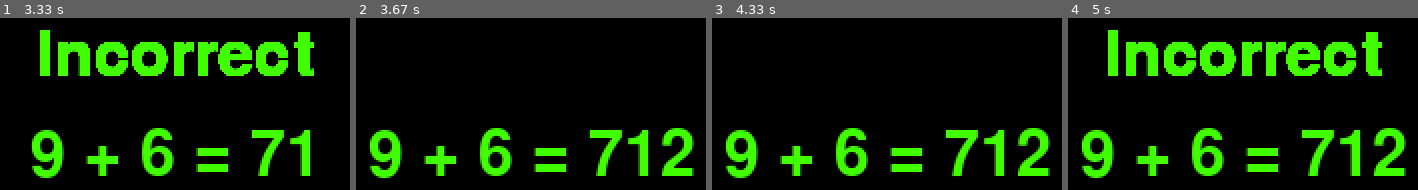
Above: before the commit, frames 1-4 (left to right).
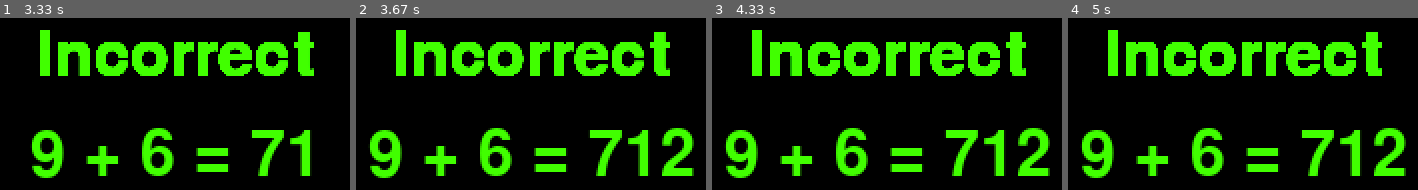
Above: after the commit, the same moments.

Repository: SCLA00/MathProject
Game: pygame game, started from pygameGUI.py
The game is run twice, just before and just after one commit, with the same random seed, the same clock (stepped at 60 frames per second) and the same inputs.
Inputs:
- Up to frame 1 (3.33 s): tap 0 at 0.33 s; hold Backspace 0.67-1.13 s; tap 7 at 1.17 s; tap 1 at 2.58 s
- Up to frame 2 (3.67 s): tap 2 at 3.35 s
- Up to frame 3 (4.33 s): no input
- Up to frame 4 (5 s): hold Backspace from 4.68 s (still down)

Frame 1 is identical in both runs. In frame 2, 10% of the frame differs, in the area x 11-90%, y 6-34%; in frame 3, 10%; in frame 4, 0.6%.

Commit message:
Add files via upload

Diff:
--- a/pygameGUI.py
+++ b/pygameGUI.py
@@ -9,7 +9,7 @@
 
 
 def main():
-    global DISPLAYSURF, FONT, problemSurf, problemRect, saveproblem
+    global DISPLAYSURF, FONT
     pygame.init()
     DISPLAYSURF = pygame.display.set_mode((400, 300))
     pygame.display.set_caption('Game')
@@ -17,7 +17,6 @@
 
     gameTitle()
     ans,problem = display()
-    print(ans)
     text = ''
 
     while True:
@@ -54,13 +53,6 @@
                 elif event.key == K_BACKSPACE:
                     text = text[:-1]
 
-                # 'move this to saveQuestion ?'
-                # textSurf = FONT.render(str(text), True, GREEN)
-                # textRect = textSurf.get_rect()
-                # textRect.center = (270, 150)
-                # DISPLAYSURF.blit(textSurf, textRect)  # display tile before the loop
-                # pygame.display.update()
-
         if text != '':
             if int(ans) == int(text):
                 DISPLAYSURF.fill(BLACK)
@@ -75,6 +67,10 @@
             elif int(ans) != int(text) and len(str(ans)) == len(text):
                 incorrect()
                 pygame.display.update()
+            elif len(str(ans)) < len(text):
+                incorrect()
+                pygame.display.update()
+
 
 
 
@@ -146,6 +142,7 @@
         terminate()
     return keyUpEvents[0].key
 
+
 def terminate():
     pygame.quit()
     sys.exit()
@@ -162,15 +159,6 @@
 if __name__ == '__main__':
     main()
 
-# alist = ['cat', 'dog', 'bird']
-# txt = random.choice(alist)
-# txtSurf = FONT.render(txt, True, GREEN)
-# txtRect = txtSurf.get_rect()
-# txtRect.center = (200, 150)
-# DISPLAYSURF.blit(txtSurf, txtRect)
 
-
-'''use a start ui?'''
-'''the text display has to be outside the game loop because it stack in the loop'''
-'''To wait for a specific key to trigger the next event. the event as to be under the KEYDOWN.'''
-'''add a waitforinput condition?'''
+'add: timer, correct/incorrect list, show final result?'
+'fix code to work with dynamic windows size'
